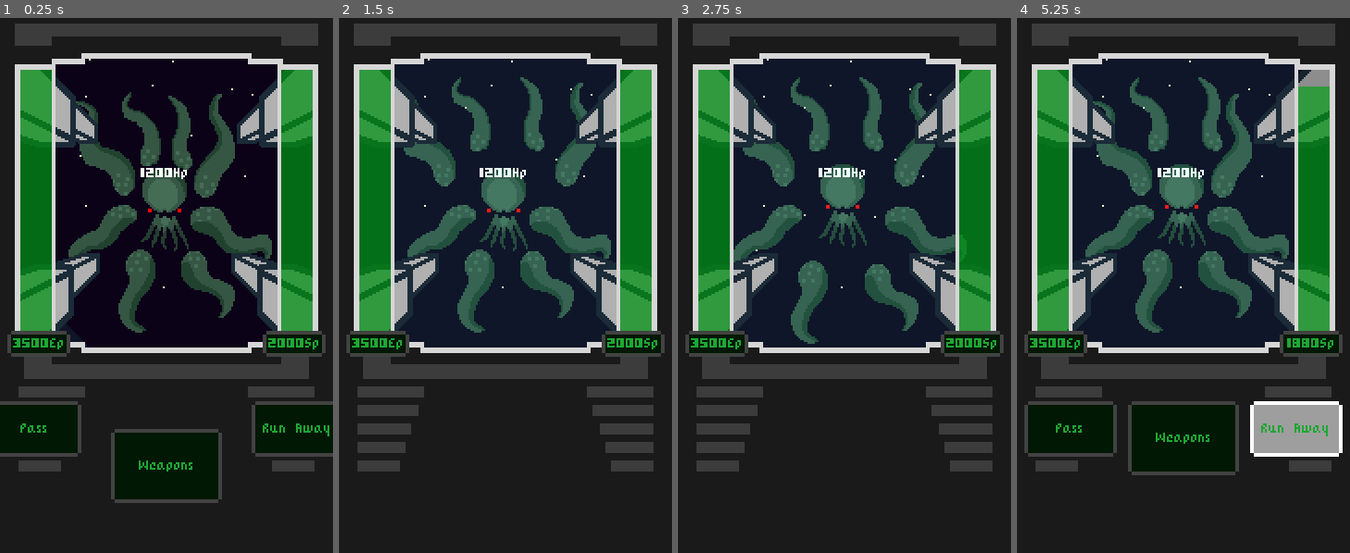
Above: before the commit, frames 1-4 (left to right).
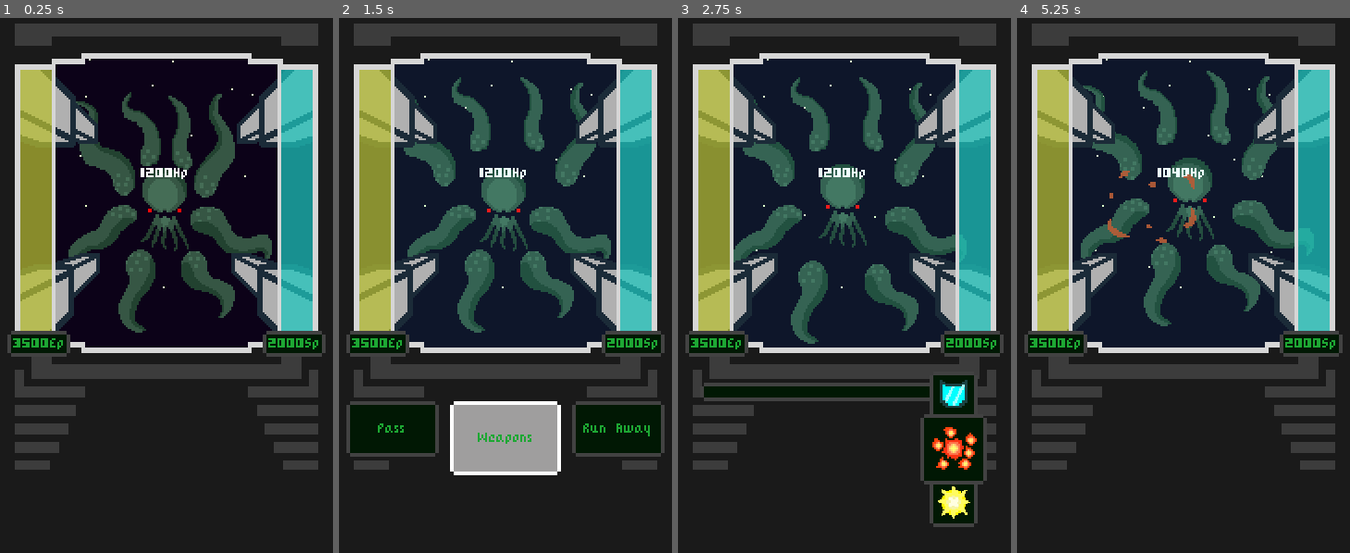
Above: after the commit, the same moments.

Repository: Razzf/SpaceRpg
Game: Godot game, scene res://Scenes/Battle.tscn
The game is run twice, just before and just after one commit, with the same random seed, the same clock (stepped at 60 frames per second) and the same inputs.
Inputs (mouse positions are in pixels of both pictures, inside the frame that each line leads up to):
- Up to frame 1 (0.25 s): no input
- Up to frame 2 (1.5 s): click (392, 429) at 0.5 s, where only the run before the commit has a clickable "Pass"; click (505, 435) at 1.25 s, where only the run after the commit has a clickable "Weapons"
- Up to frame 3 (2.75 s): no input
- Up to frame 4 (5.25 s): click (1293, 392) at 2.77 s; click (1243, 531) at 3.5 s, where only the run after the commit has a clickable "Ok"; click (1293, 504) at 4.27 s; click (1296, 429) at 5 s, where only the run before the commit has a clickable "Run Away"

The runs differ from the first frame. In frame 1, 19% of the frame differs, in the area x 0-100%, y 9-91%; in frame 2, 20%; in frame 3, 17%; in frame 4, 29%, in the area x 2-98%, y 9-86%.

Commit message:
little improvemen ts in design

Diff:
--- a/Scenes/ActionButtons.tscn
+++ b/Scenes/ActionButtons.tscn
@@ -23,10 +23,10 @@
 tracks/0/imported = false
 tracks/0/enabled = true
 tracks/0/keys = {
-"times": PoolRealArray( 0, 0.1, 0.2, 0.3 ),
-"transitions": PoolRealArray( 1, 1, 1, 1 ),
+"times": PoolRealArray( 0, 0.3, 0.5, 0.6, 0.7 ),
+"transitions": PoolRealArray( 1, 1, 1, 1, 1 ),
 "update": 0,
-"values": [ Vector2( -60, 0 ), Vector2( -40, 0 ), Vector2( -20, 0 ), Vector2( 0, 0 ) ]
+"values": [ Vector2( -60, 0 ), Vector2( -60, 0 ), Vector2( -40, 0 ), Vector2( -20, 0 ), Vector2( 0, 0 ) ]
 }
 tracks/1/type = "value"
 tracks/1/path = NodePath("ShowWeaponsBtn:rect_position")
@@ -35,10 +35,10 @@
 tracks/1/imported = false
 tracks/1/enabled = true
 tracks/1/keys = {
-"times": PoolRealArray( 0, 0.1, 0.2, 0.3 ),
-"transitions": PoolRealArray( 1, 1, 1, 1 ),
+"times": PoolRealArray( 0, 0.3, 0.5, 0.6, 0.7 ),
+"transitions": PoolRealArray( 1, 1, 1, 1, 1 ),
 "update": 0,
-"values": [ Vector2( 56, 90 ), Vector2( 56, 60 ), Vector2( 56, 30 ), Vector2( 56, 0 ) ]
+"values": [ Vector2( 56, 90 ), Vector2( 56, 90 ), Vector2( 56, 60 ), Vector2( 56, 30 ), Vector2( 56, 0 ) ]
 }
 tracks/2/type = "value"
 tracks/2/path = NodePath("RunAwayBtn:rect_position")
@@ -47,10 +47,10 @@
 tracks/2/imported = false
 tracks/2/enabled = true
 tracks/2/keys = {
-"times": PoolRealArray( 0, 0.1, 0.2, 0.3 ),
-"transitions": PoolRealArray( 1, 1, 1, 1 ),
+"times": PoolRealArray( 0, 0.3, 0.5, 0.6, 0.7 ),
+"transitions": PoolRealArray( 1, 1, 1, 1, 1 ),
 "update": 0,
-"values": [ Vector2( 182, 0 ), Vector2( 162, 0 ), Vector2( 142, 0 ), Vector2( 122, 0 ) ]
+"values": [ Vector2( 182, 0 ), Vector2( 182, 0 ), Vector2( 162, 0 ), Vector2( 142, 0 ), Vector2( 122, 0 ) ]
 }
 
 [node name="ActionButtons" type="Container"]
--- a/Scenes/SpaceShip.tscn
+++ b/Scenes/SpaceShip.tscn
@@ -13,7 +13,7 @@
 
 [sub_resource type="Animation" id=1]
 resource_name = "Shield appear"
-length = 2.2
+length = 4.6
 tracks/0/type = "value"
 tracks/0/path = NodePath("ShieldBarrier:frame")
 tracks/0/interp = 1
@@ -21,10 +21,10 @@
 tracks/0/imported = false
 tracks/0/enabled = true
 tracks/0/keys = {
-"times": PoolRealArray( 0, 0.2, 0.4, 0.6, 0.8, 1, 1.2, 1.4, 1.6, 1.8, 2, 2.2 ),
-"transitions": PoolRealArray( 1, 1, 1, 1, 1, 1, 1, 1, 1, 1, 1, 1 ),
+"times": PoolRealArray( 0, 0.8, 1.1, 1.4, 1.7, 2, 2.3, 2.6, 2.9, 3.2, 3.5, 3.8, 4.1, 4.4 ),
+"transitions": PoolRealArray( 1, 1, 1, 1, 1, 1, 1, 1, 1, 1, 1, 1, 1, 1 ),
 "update": 1,
-"values": [ 0, 1, 2, 3, 4, 5, 6, 7, 8, 9, 10, 11 ]
+"values": [ 0, 0, 1, 2, 3, 4, 5, 6, 7, 8, 9, 10, 11, 12 ]
 }
 
 [sub_resource type="Animation" id=2]
@@ -76,7 +76,7 @@
 self_modulate = Color( 1, 1, 1, 0.0784314 )
 position = Vector2( 90, 160 )
 texture = ExtResource( 6 )
-hframes = 12
+hframes = 13
 
 [node name="ShipWindow" type="Sprite" parent="."]
 position = Vector2( 90, 160 )
@@ -100,10 +100,9 @@
 position = Vector2( 90, 144 )
 texture = ExtResource( 7 )
 hframes = 10
-frame = 2
 
 [node name="ProgressBar" type="ProgressBar" parent="."]
-modulate = Color( 0, 0.627451, 0.0823529, 1 )
+modulate = Color( 0.796078, 0.827451, 0.215686, 1 )
 self_modulate = Color( 1, 1, 1, 0.654902 )
 margin_left = 11.0
 margin_top = 203.0
@@ -120,7 +119,7 @@
 }
 
 [node name="ProgressBar2" type="ProgressBar" parent="."]
-modulate = Color( 0, 0.627451, 0.0823529, 1 )
+modulate = Color( 0.12549, 0.854902, 0.819608, 1 )
 self_modulate = Color( 1, 1, 1, 0.654902 )
 margin_left = 152.0
 margin_top = 203.0
Binary file changed: Img Resources/Frames Images/ExplosiveBulletsModuleShooting2.png
Binary file changed: Img Resources/Frames Images/shieldappear.png
